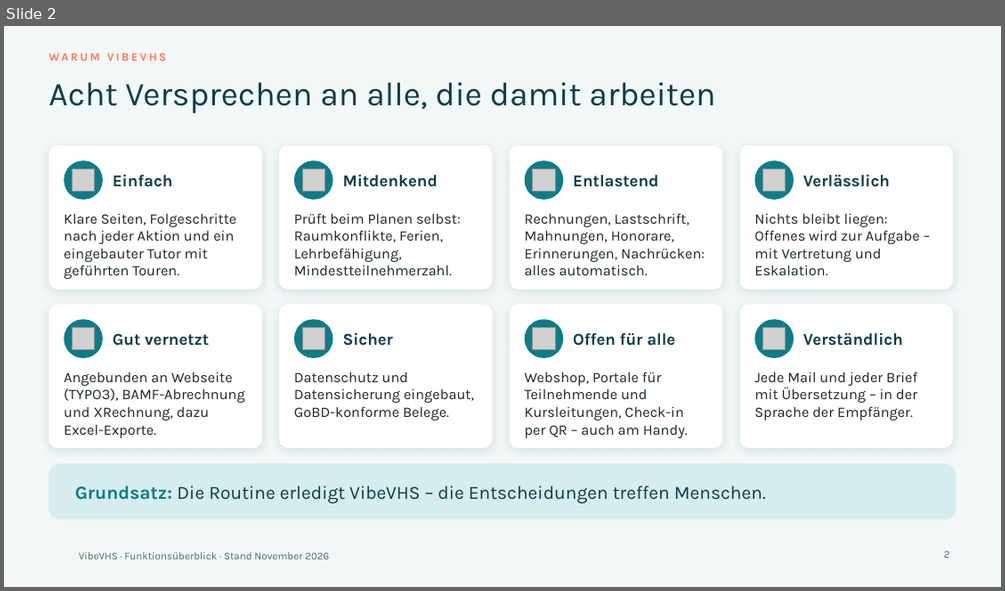
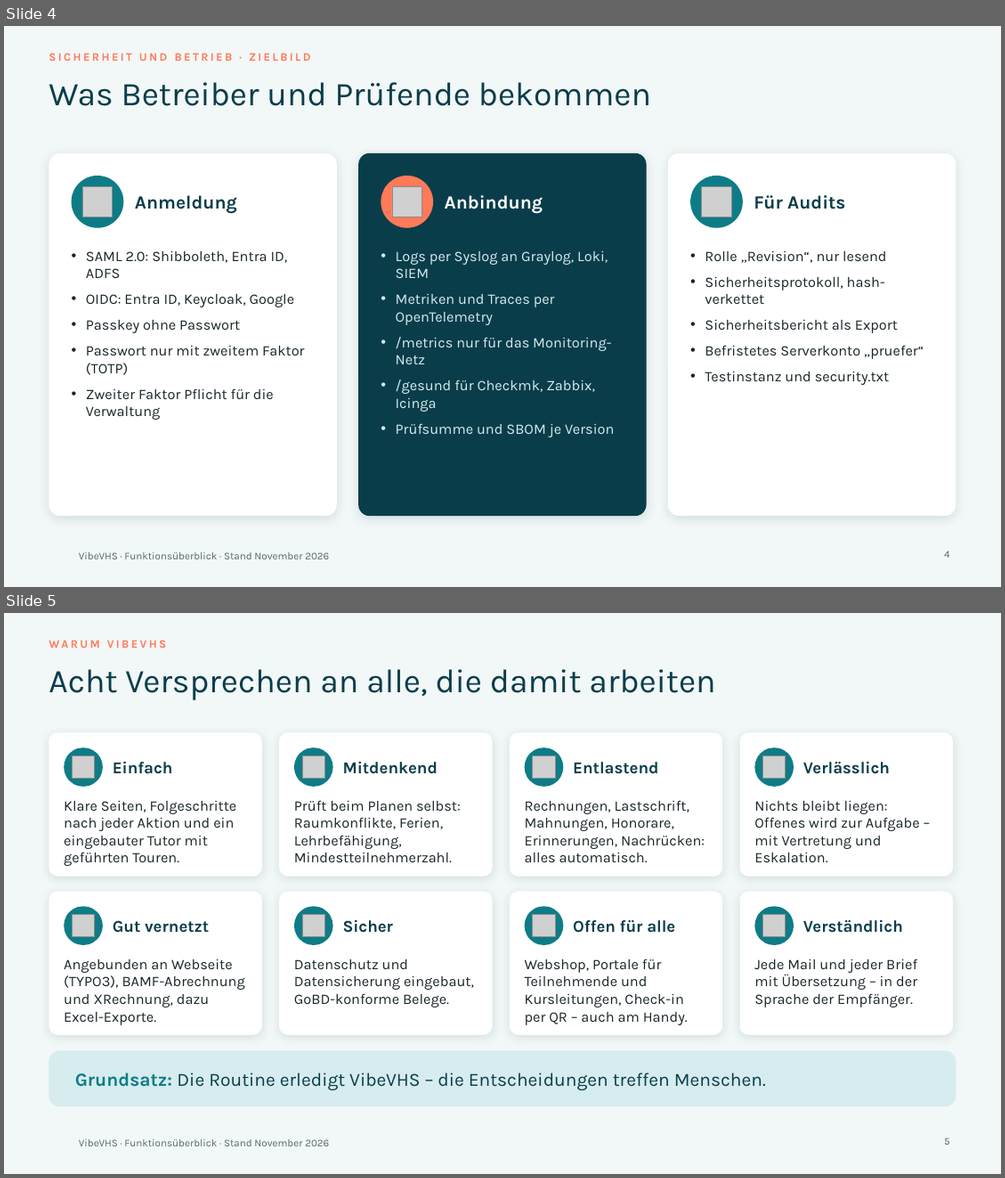
Before and after one commit to klaus-liebler/vibevhs, a slide deck: docs/praesentation/VibeVHS-Praesentation.pptx. Shown one above the other, each under a label of ours: slide 2 before the commit, slides 4 and 5 after it. The pictures are 1005x591 and 1005x1178 pixels, drawn with LibreOffice and Linux fonts; fonts in the diff are those of the drawing; grey boxes stand for pictures; background and template pictures are left out. Boxes give left, top, right and bottom in pixels: in the first picture for what was removed or moved away, otherwise in the second. Text is boxed around its words. In the diff, an @@ line names an element or a change of style, - is before the commit and + after.

```diff
--- a/docs/praesentation/VibeVHS-Praesentation.pptx
+++ b/docs/praesentation/VibeVHS-Praesentation.pptx
@@ slide 4 added at <box>4,26,1001,587</box>, background #F2F7F7; not listed: 1 template element that a slide beside it also shows @@
@@ text added at <box>48,53,311,61</box>, 11 pt, text #FF7A59, bold @@
+SICHERHEIT UND BETRIEB · ZIELBILD
@@ title added at <box>48,82,651,106</box>, 32 pt, text #0A3D4A @@
+Was Betreiber und Prüfende bekommen
@@ rounded rectangle added at <box>48,153,337,516</box>, fill #FFFFFF @@
@@ rounded rectangle added at <box>358,153,647,516</box>, fill #0A3D4A @@
@@ rounded rectangle added at <box>668,153,956,516</box>, fill #FFFFFF @@
@@ ellipse added at <box>72,176,123,228</box>, fill #0E7C86 @@
@@ ellipse added at <box>380,176,433,228</box>, fill #FF7A59 @@
@@ ellipse added at <box>690,176,743,228</box>, fill #0E7C86 @@
@@ picture added at <box>82,187,113,216</box> @@
@@ text added at <box>135,195,237,214</box>, 18 pt, text #0A3D4A, bold @@
+Anmeldung
@@ picture added at <box>392,187,422,216</box> @@
@@ text added at <box>445,195,542,214</box>, 18 pt, text #FFFFFF, bold @@
+Anbindung
@@ picture added at <box>702,187,732,216</box> @@
@@ text added at <box>753,195,845,209</box>, 18 pt, text #0A3D4A, bold @@
+Für Audits
@@ text added at <box>86,251,304,419</box>, 14 pt, text #172629 @@
+• SAML 2.0: Shibboleth, Entra ID, ADFS
+• OIDC: Entra ID, Keycloak, Google
+• Passkey ohne Passwort
+• Passwort nur mit zweitem Faktor (TOTP)
+• Zweiter Faktor Pflicht für die Verwaltung
@@ text added at <box>396,251,614,437</box>, 14 pt, text #D6ECEE @@
+• Logs per Syslog an Graylog, Loki, SIEM
+• Metriken und Traces per OpenTelemetry
+• /metrics nur für das Monitoring-Netz
+• /gesund für Checkmk, Zabbix, Icinga
+• Prüfsumme und SBOM je Version
@@ text added at <box>704,251,923,385</box>, 14 pt, text #172629 @@
+• Rolle „Revision“, nur lesend
+• Sicherheitsprotokoll, hash-verkettet
+• Sicherheitsbericht als Export
+• Befristetes Serverkonto „pruefer“
+• Testinstanz und security.txt
@@ page number added at <box>944,550,950,557</box>, 10 pt, text #57696D @@
+4
@@ what was slide 2 is now slide 5 @@
@@ page number at <box>944,1137,950,1144</box>: text changed @@
-2
+5
```
Also in this commit, not shown: 2 other slides added, 2 other files.
